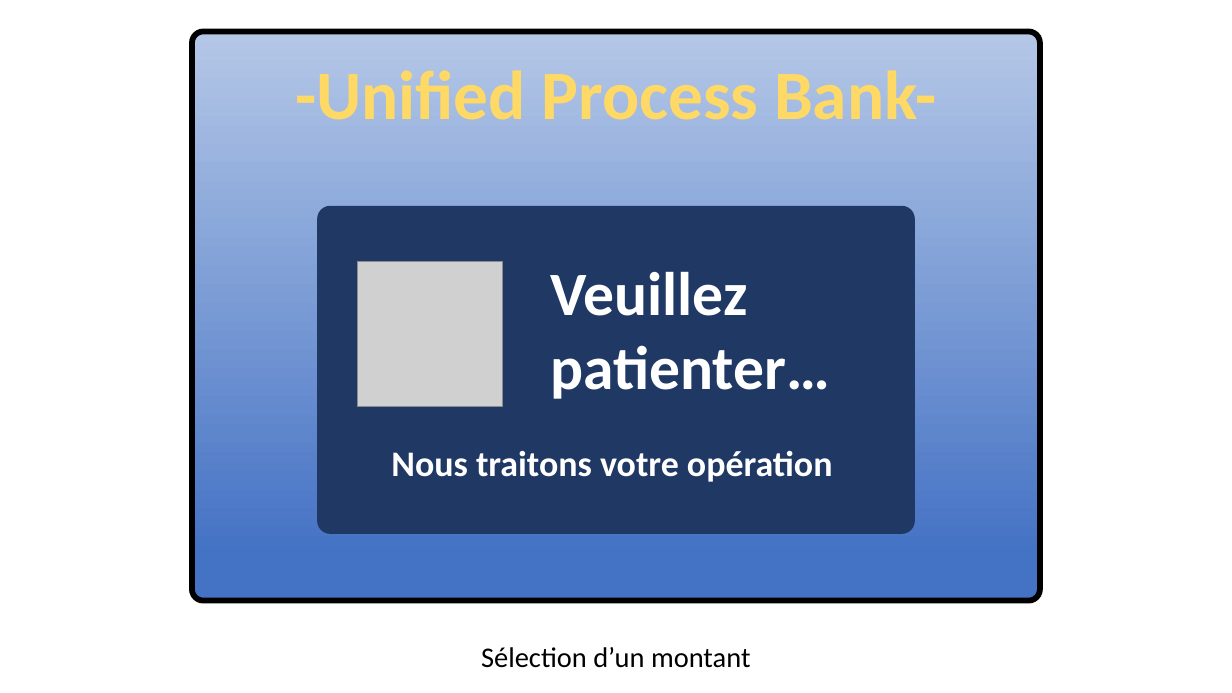
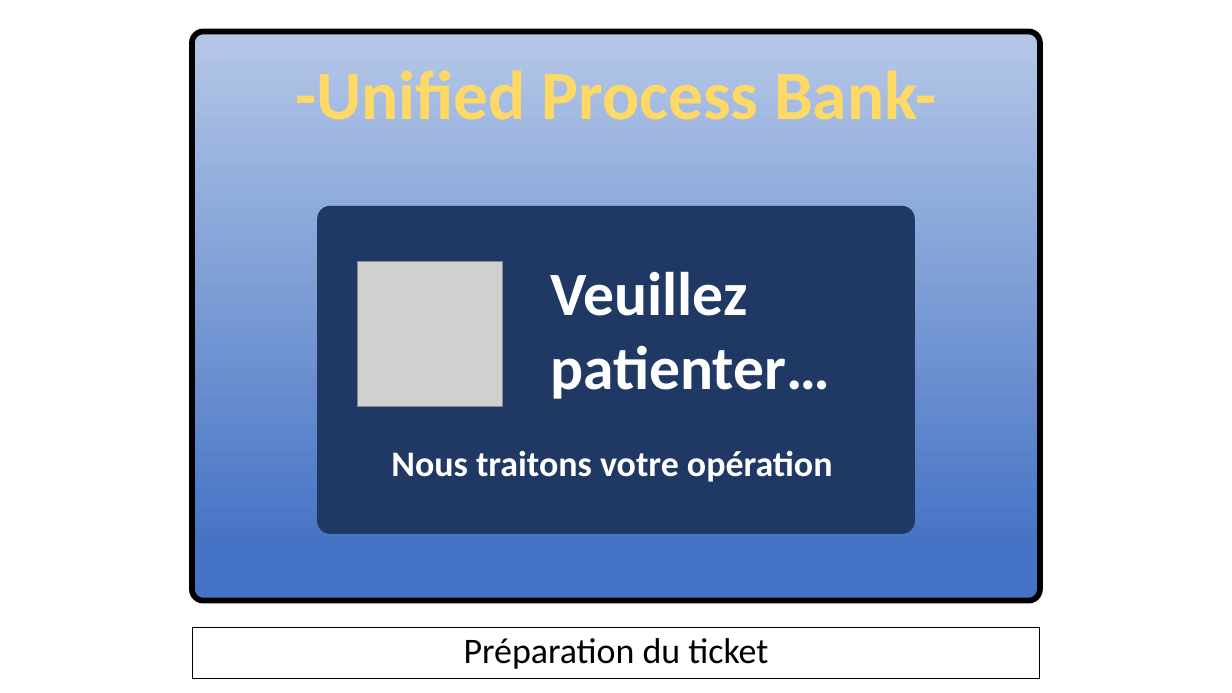
Before and after one commit to kyweez/CDA-15-APPLICATION-DESIGN, a slide deck: slide 5 of GAB/Version-aurelien/IHM-aurelien.pptx (slide 3 before the commit). Drawn at 1232x693 pixels with LibreOffice and Linux fonts; fonts in the diff are those of the drawing; grey boxes stand for pictures. Boxes give left, top, right and bottom in pixels: in the first picture for what was removed or moved away, otherwise in the second. Text is boxed around its words. In the diff, an @@ line names an element or a change of style, - is before the commit and + after.

```diff
--- a/GAB/Version-aurelien/IHM-aurelien.pptx
+++ b/GAB/Version-aurelien/IHM-aurelien.pptx
@@ subtitle added at (192,628,1041,678), outline #000000 0.75 pt, 28 pt, text #000000 @@
+Préparation du ticket
@@ subtitle removed at (481,647,750,668) @@
-Sélection d’un montant
```
Also in this commit, not shown: 2 other slides changed, 2 slides added.
